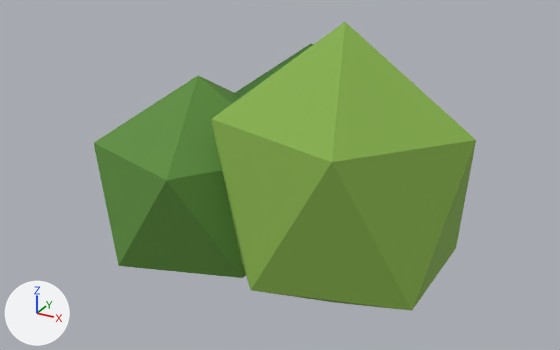
Two versions of the glTF model public/models/bush.glb, one commit apart.
Rendered twice from a 50 mm camera at (0.188, -0.333, 0.235) aimed at (-0.005, 0.019, 0.06). The lights are fixed; the arrows at lower left show +X, +Y and +Z. The picture after the commit comes second. Vertices at exactly the same position are counted once.

In view in the first picture: 'bush'.
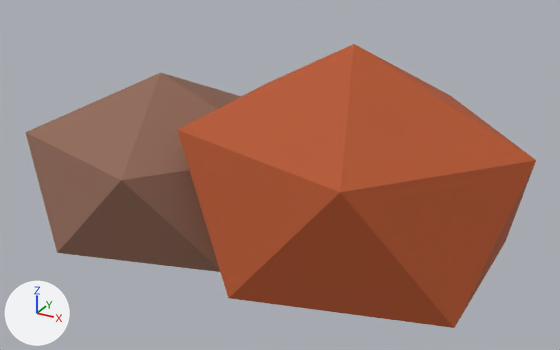
Boxes (x1, y1, x2, y2) around the edits, measured in the pictures (560 x 350 px; the box of a moved part takes in the faces that stretch with it):
'bush', recoloured, reshaped (34% wider): before (94, 22, 476, 311); after (25, 44, 536, 328)
part 1 of me_icosphere_007, moved or reshaped: before (94, 22, 476, 311); after (25, 44, 536, 328)
part 2 of me_icosphere_007, recoloured: before (94, 75, 246, 278); after (25, 73, 241, 272)
part 3 of me_icosphere_007, recoloured: before (211, 22, 476, 311); after (178, 44, 536, 328)
part 4 of me_icosphere_007, recoloured: before (234, 44, 313, 99)

The edits, one by one:
Material 'rust' (mat_rust) is new.
Its base color is (0.462, 0.0908, 0.0242) (orange #b5552b).
Its roughness is 0.82.
Material 'rock' (mat_rock) is new.
Its base color is (0.275, 0.136, 0.0908) (brown #8f6755).
Its roughness is 0.82.
Material 'basalt' (mat_basalt) is new.
Its base color is (0.0437, 0.0284, 0.0232) (brown #3b2f2a).
Its roughness is 0.82.
me_icosphere_007 is used by ob_bush; location (0.0, 0.0, 0.0).
me_icosphere_007 had 36 vertices, 60 faces and spanned x -0.103..0.107, y -0.056..0.096, z 0.0..0.155.
me_icosphere_007 now has 36 vertices, 60 faces and spans x -0.15..0.134, y -0.072..0.125, z 0.0..0.145.
me_icosphere_007 part 1: 36 of 36 vertices moved; they spanned x -0.103..0.107, y -0.056..0.096, z 0.0..0.155 and now span x -0.15..0.134, y -0.072..0.125, z 0.0..0.145; mean shift (-0.007, 0.007, -0.003).
me_icosphere_007 part 2: all 20 faces that had it switch from mat_leaf (green #5b8c3a) to mat_rock (brown #8f6755).
me_icosphere_007 part 3: all 20 faces that had it switch from mat_leaf_light (green #86b04a) to mat_rust (orange #b5552b).
me_icosphere_007 part 4: all 20 faces that had it switch from mat_leaf_dark (dark green #3f6e2a) to mat_basalt (brown #3b2f2a).
